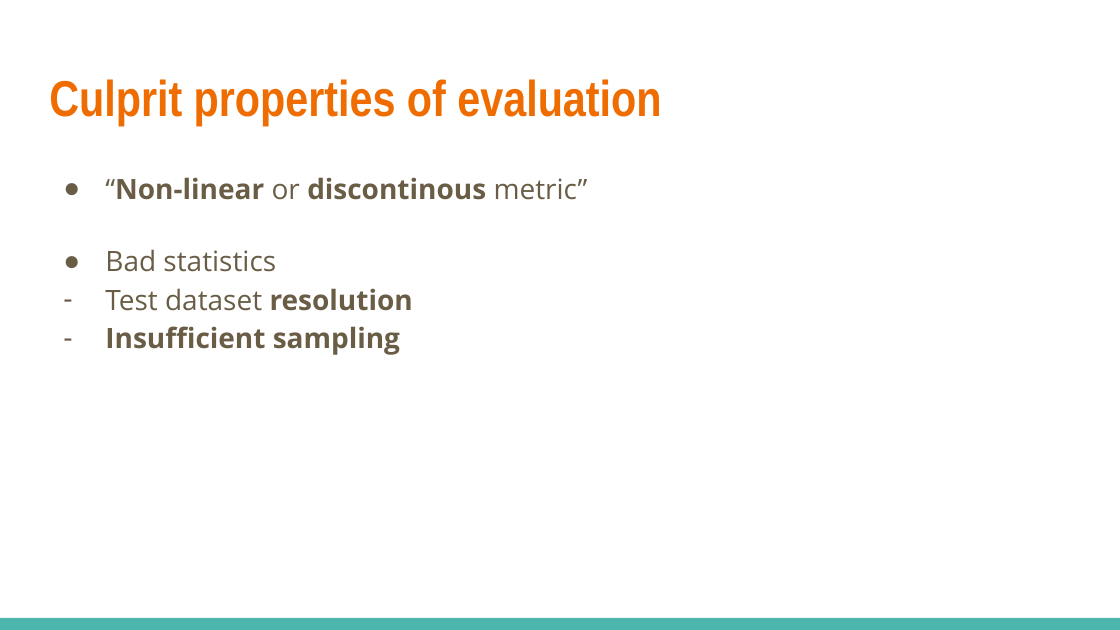
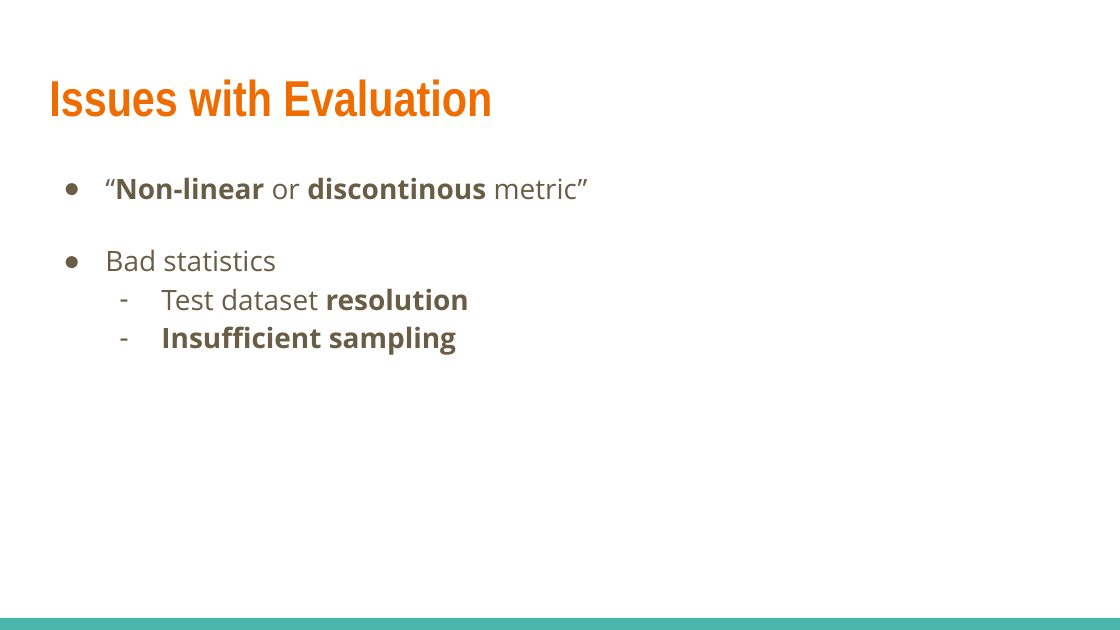
Before and after one commit to JHU-CLSP/csci-601-771-self-supervised-models, a slide deck: slide 5 of fa2024/files/presentations/9-19-EmergentAbility-Zhong-Bafna.pptx. Drawn at 1120x630 pixels with LibreOffice and Linux fonts; fonts in the diff are those of the drawing. Boxes give left, top, right and bottom in pixels: in the first picture for what was removed or moved away, otherwise in the second. Text is boxed around its words. In the diff, an @@ line names an element or a change of style, - is before the commit and + after.

```diff
--- a/fa2024/files/presentations/9-19-EmergentAbility-Zhong-Bafna.pptx
+++ b/fa2024/files/presentations/9-19-EmergentAbility-Zhong-Bafna.pptx
@@ title at [49, 79, 492, 117]: text changed @@
-Culprit properties of evaluation
+Issues with Evaluation
@@ text at [161, 288, 469, 355]: indent changed @@
```
Also in this commit, not shown: 12 other slides changed, 18 slides added, 5 slides removed, 1 other file.
